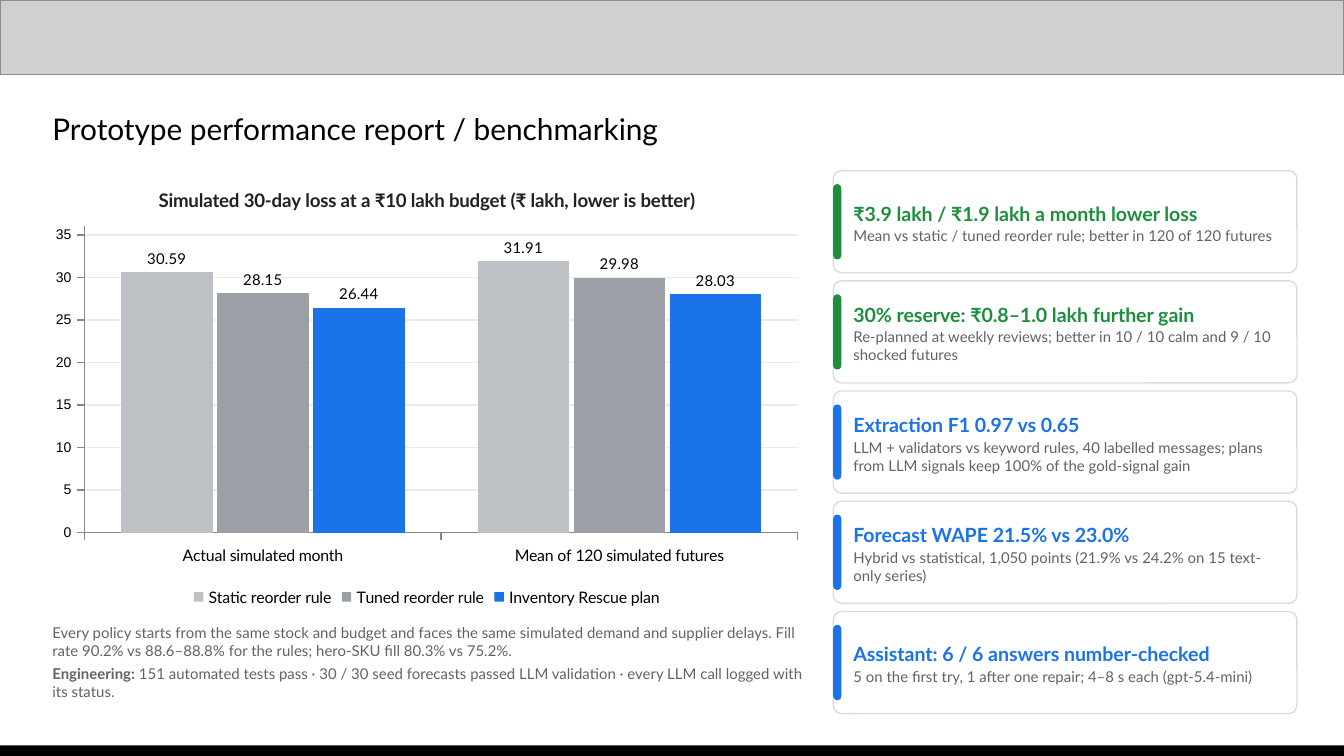
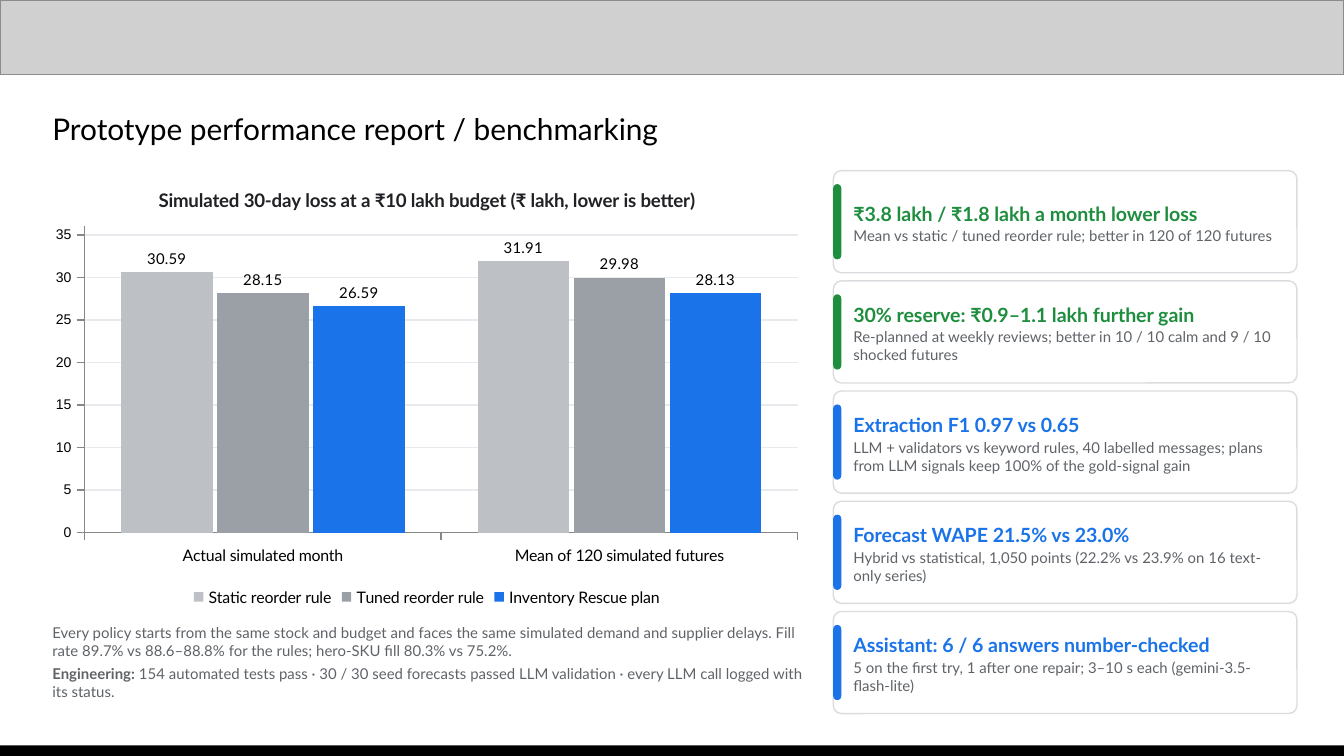
Before and after one commit to Xhahat/inventory-rescue, a slide deck: slide 11 of docs/Inventory_Rescue_AI_Builder_Cup.pptx. Drawn at 1344x756 pixels with LibreOffice and Linux fonts; fonts in the diff are those of the drawing; grey boxes stand for pictures. Boxes give left, top, right and bottom in pixels: in the first picture for what was removed or moved away, otherwise in the second. Text is boxed around its words. In the diff, an @@ line names an element or a change of style, - is before the commit and + after.

Commit message:
Switch LLM to the Gemini API (AI Studio) and local DB to SQLite; drop Docker
- New gemini provider (google-genai with an AI Studio API key), now the default
  when GEMINI_API_KEY is set; default model gemini-3.5-flash-lite.
- Retries with backoff on 408/429/5xx, optional client-side RPM limit
  (GEMINI_RPM) for the free tier, thinking level setting.
- Local database defaults to a SQLite file under var/ (WAL); Cloud SQL stays
  for deployment. Removed docker-compose and initdb.
- deploy.sh can store GEMINI_API_KEY in Secret Manager; otherwise Vertex AI.
- Assistant strips stray control characters from model output.
- README and deck re-measured on Gemini: savings 3.78L / 1.84L vs static /
  tuned rule (120/120 futures), extraction F1 0.966, WAPE 21.5% vs 23.0%,
  assistant 6/6 checked; model comparison now has 11 models.

```diff
--- a/docs/Inventory_Rescue_AI_Builder_Cup.pptx
+++ b/docs/Inventory_Rescue_AI_Builder_Cup.pptx
@@ column chart at bbox=[40, 168, 813, 612] @@
@@ Inventory Rescue plan, Actual simulated month: 26.44 to 26.59 @@
@@ Inventory Rescue plan, Mean of 120 simulated futures: 28.03 to 28.13 @@
@@ text at bbox=[853, 206, 1197, 221]: text changed @@
-₹3.9 lakh / ₹1.9 lakh a month lower loss
+₹3.8 lakh / ₹1.8 lakh a month lower loss
@@ text at bbox=[853, 307, 1194, 326]: text changed @@
-30% reserve: ₹0.8–1.0 lakh further gain
+30% reserve: ₹0.9–1.1 lakh further gain
@@ text at bbox=[853, 552, 1262, 584]: text changed @@
-Hybrid vs statistical, 1,050 points (21.9% vs 24.2% on 15 text-only series)
+Hybrid vs statistical, 1,050 points (22.2% vs 23.9% on 16 text-only series)
@@ text at bbox=[52, 627, 802, 697]: text changed @@
-Every policy starts from the same stock and budget and faces the same simulated demand and supplier delays. Fill rate 90.2% vs 88.6–88.8% for the rules; hero-SKU fill 80.3% vs 75.2%.
-Engineering: 151 automated tests pass · 30 / 30 seed forecasts passed LLM validation · every LLM call logged with its status.
+Every policy starts from the same stock and budget and faces the same simulated demand and supplier delays. Fill rate 89.7% vs 88.6–88.8% for the rules; hero-SKU fill 80.3% vs 75.2%.
+Engineering: 154 automated tests pass · 30 / 30 seed forecasts passed LLM validation · every LLM call logged with its status.
@@ text at bbox=[853, 661, 1251, 693]: text changed @@
-5 on the first try, 1 after one repair; 4–8 s each (gpt-5.4-mini)
+5 on the first try, 1 after one repair; 3–10 s each (gemini-3.5-flash-lite)
```
Also in this commit, not shown: 7 other slides changed, 12 other files.
